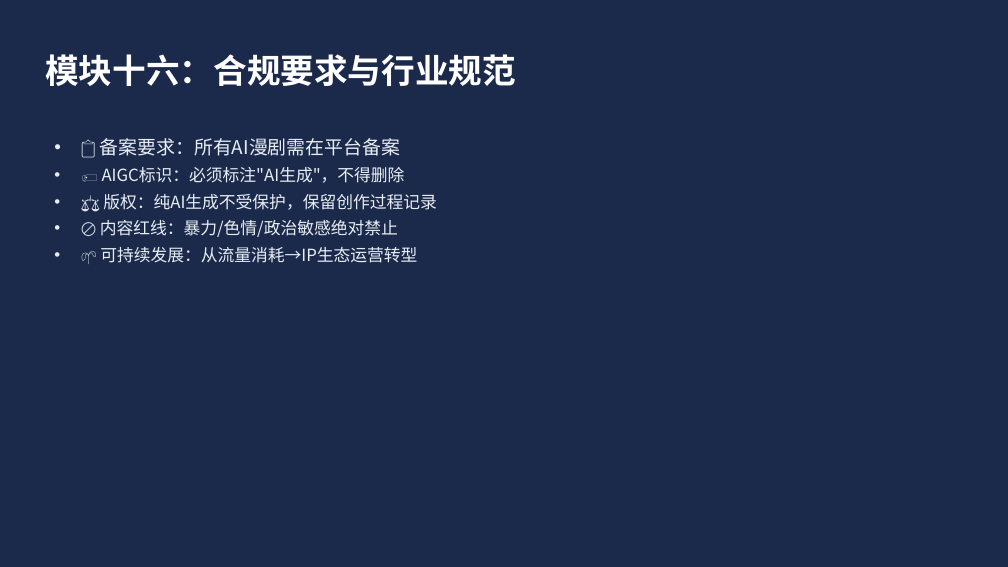
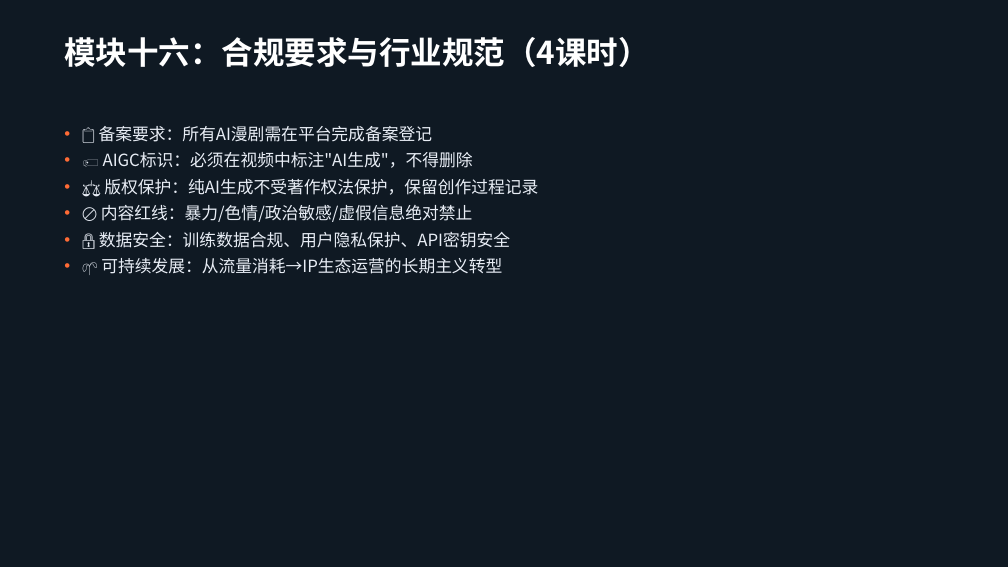
Before and after one commit to lichangjiang932-ship-it/ai-video-class, a slide deck: slide 35 of AI漫剧制作课程/AI漫剧制作全流程课程-2026版.pptx (slide 18 before the commit). Drawn at 1008x567 pixels with LibreOffice and Linux fonts; fonts in the diff are those of the drawing. Boxes give left, top, right and bottom in pixels: in the first picture for what was removed or moved away, otherwise in the second. Text is boxed around its words. In the diff, an @@ line names an element or a change of style, - is before the commit and + after.

Commit message:
升级PPT至42页精美版：深色主题+模块分节页+双栏布局+数据表格

```diff
--- a/AI漫剧制作课程/AI漫剧制作全流程课程-2026版.pptx
+++ b/AI漫剧制作课程/AI漫剧制作全流程课程-2026版.pptx
@@ background #1B2A4A to #0F1923 @@
@@ rectangle added at [0, 0, 1008, 7], fill #FF6B35 @@
@@ rectangle added at [0, 7, 1008, 98], fill #1A2A3A @@
@@ text at [64, 37, 650, 67]: text changed; size 32 to 30 pt @@
-模块十六：合规要求与行业规范
+模块十六：合规要求与行业规范（4课时）
@@ rectangle: place and size @@
-rectangle at [38, 117, 187, 121]
+rectangle at [57, 102, 222, 102]
@@ rectangle at [57, 102, 222, 102]: fill #FF6B35 to none; outline none to #FF6B35 3.94 pt @@
@@ text at [99, 126, 538, 274]: text changed @@
-• 📋 备案要求：所有AI漫剧需在平台备案
-• 🏷️ AIGC标识：必须标注"AI生成"，不得删除
-• ⚖️ 版权：纯AI生成不受保护，保留创作过程记录
-• 🚫 内容红线：暴力/色情/政治敏感绝对禁止
-• 🌱 可持续发展：从流量消耗→IP生态运营转型
+• 📋 备案要求：所有AI漫剧需在平台完成备案登记
+• 🏷️ AIGC标识：必须在视频中标注"AI生成"，不得删除
+• ⚖️ 版权保护：纯AI生成不受著作权法保护，保留创作过程记录
+• 🚫 内容红线：暴力/色情/政治敏感/虚假信息绝对禁止
+• 🔒 数据安全：训练数据合规、用户隐私保护、API密钥安全
+• 🌱 可持续发展：从流量消耗→IP生态运营的长期主义转型
@@ rectangle added at [0, 551, 1008, 567], fill #1A2A3A @@
```
Also in this commit, not shown: 20 other slides changed, 21 slides added, 2 slides removed, 1 other file.
